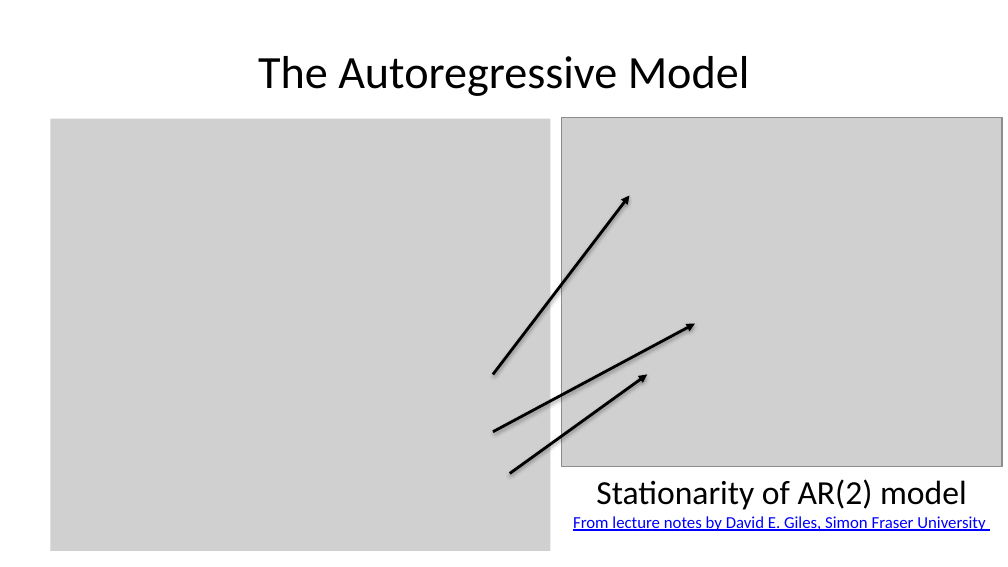
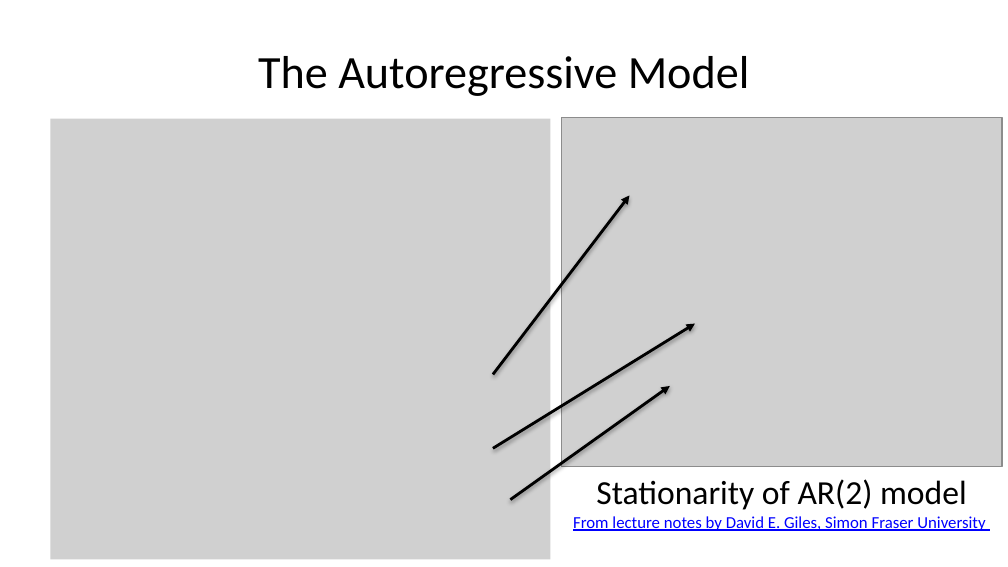
Before and after one commit to StephenElston/CSCI-E-83, a slide deck: slide 17 of LectureSlides/12_IntroductionToTimeSeriesForecasting.pptx (slide 15 before the commit). Drawn at 1008x567 pixels with LibreOffice and Linux fonts; fonts in the diff are those of the drawing; grey boxes stand for pictures. Boxes give left, top, right and bottom in pixels: in the first picture for what was removed or moved away, otherwise in the second. Text is boxed around its words. In the diff, an @@ line names an element or a change of style, - is before the commit and + after.

```diff
--- a/LectureSlides/12_IntroductionToTimeSeriesForecasting.pptx
+++ b/LectureSlides/12_IntroductionToTimeSeriesForecasting.pptx
@@ picture: place and size @@
-picture at <box>50,119,550,551</box>
+picture at <box>50,119,550,559</box>
@@ arrow moved from (493, 431) - (695, 324) to (493, 449) - (695, 324) @@
@@ arrow moved from (510, 474) - (647, 374) to (510, 500) - (670, 386) @@
```
Also in this commit, not shown: 11 other slides changed, 11 slides added.
